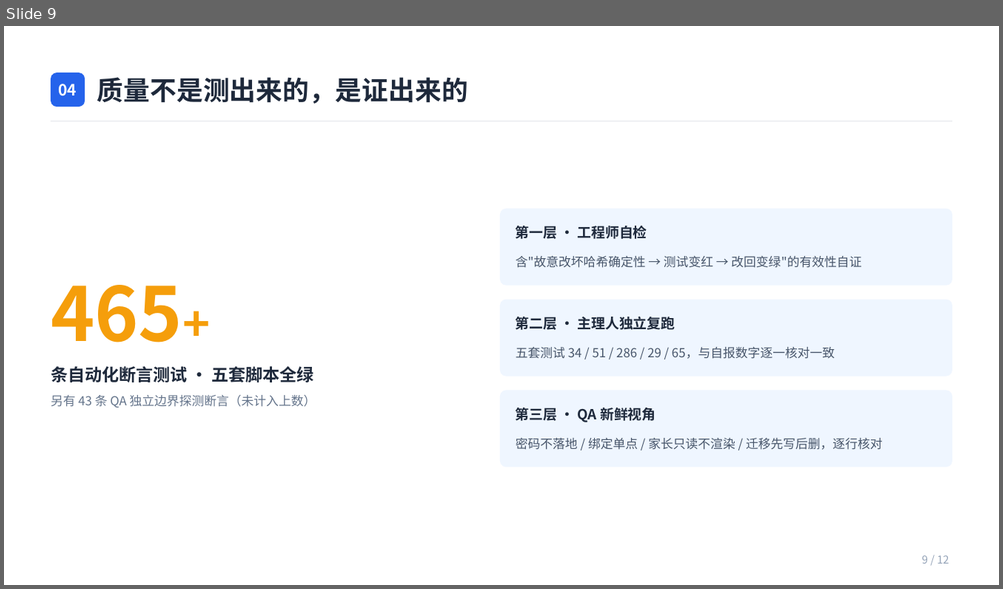
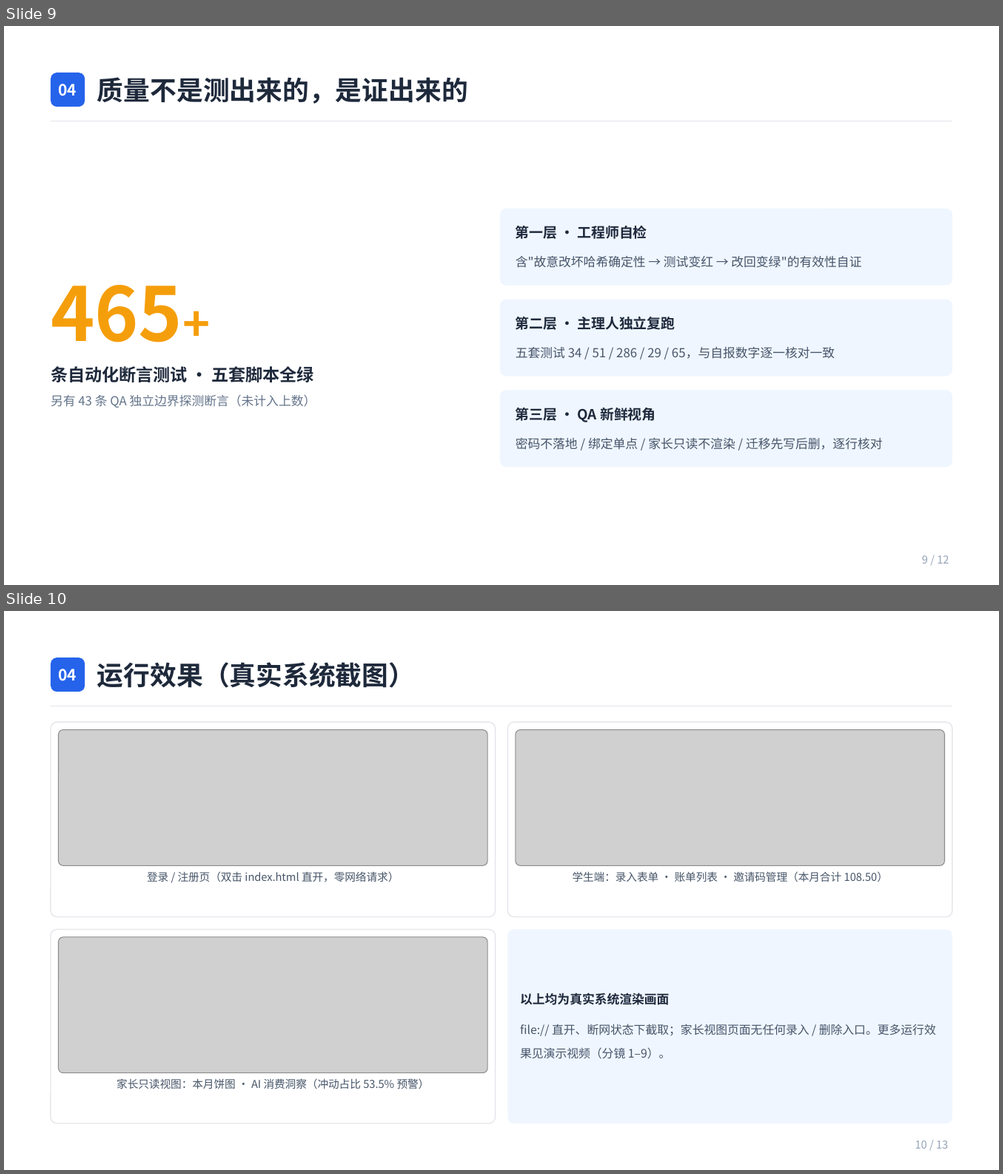
Before and after one commit to wontons584-source/Bookkeeping123, a slide deck: docs/course-materials/课程汇报-记账系统.pptx. Shown one above the other, each under a label of ours: slide 9 before the commit, slides 9 and 10 after it. The pictures are 1003x589 and 1003x1174 pixels, drawn with LibreOffice and Linux fonts; fonts in the diff are those of the drawing; grey boxes stand for pictures. Boxes give left, top, right and bottom in pixels: in the first picture for what was removed or moved away, otherwise in the second. Text is boxed around its words. In the diff, an @@ line names an element or a change of style, - is before the commit and + after.

Commit message:
docs: 汇报PPT填入真实运行截图，互助记录改简版表格，归档系统运行截图

```diff
--- a/docs/course-materials/课程汇报-记账系统.pptx
+++ b/docs/course-materials/课程汇报-记账系统.pptx
@@ slide 10 added at [4, 611, 999, 1170], background #FFFFFF @@
@@ rounded rectangle added at [51, 658, 85, 692], fill #2563EB @@
@@ text added at [58, 669, 77, 681], 15 pt, text #FFFFFF, bold @@
+04
@@ text added at [97, 662, 415, 688], 25.5 pt, text #1E293B, bold @@
+运行效果（真实系统截图）
@@ rectangle added at [51, 706, 951, 706], fill #E5E7EB @@
@@ rounded rectangle added at [51, 722, 495, 917], outline #E5E7EB 1 pt @@
@@ picture added at [59, 729, 487, 866] @@
@@ rounded rectangle added at [508, 722, 952, 917], outline #E5E7EB 1 pt @@
@@ picture added at [515, 729, 944, 866] @@
@@ text added at [147, 871, 398, 883], 10.5 pt, text #475569 @@
+登录 / 注册页（双击 index.html 直开，零网络请求）
@@ text added at [572, 871, 888, 882], 10.5 pt, text #475569 @@
+学生端：录入表单 · 账单列表 · 邀请码管理（本月合计 108.50）
@@ rounded rectangle added at [51, 930, 495, 1124], outline #E5E7EB 1 pt @@
@@ picture added at [59, 938, 487, 1073] @@
@@ rounded rectangle added at [508, 930, 952, 1124], fill #EFF6FF @@
@@ text added at [520, 993, 669, 1005], 12 pt, text #1E293B, bold @@
+以上均为真实系统渲染画面
@@ text added at [520, 1024, 936, 1059], 11.2 pt, text #475569 @@
+file:// 直开、断网状态下截取；家长视图页面无任何录入 / 删除入口。更多运行效果见演示视频（分镜 1–9）。
@@ text added at [116, 1079, 430, 1089], 10.5 pt, text #475569 @@
+家长只读视图：本月饼图 · AI 消费洞察（冲动占比 53.5% 预警）
@@ text added at [915, 1141, 948, 1149], 10.5 pt, text #94A3B8 @@
+10 / 13
```
Also in this commit, not shown: 1 slide removed, 4 other files.
